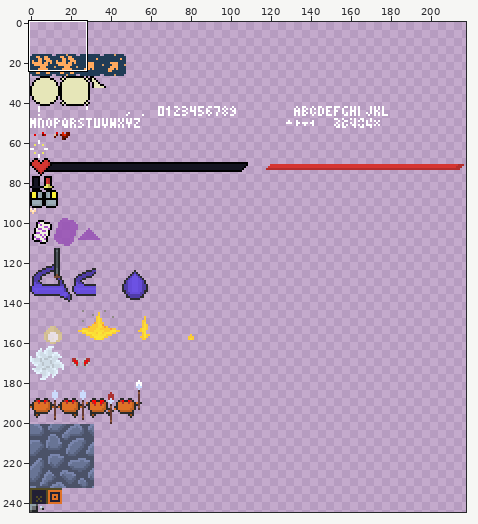
Two states of a sprite sheet, src/assets/spritesheet-gen.png. The first picture is a wide view before the edit; the outline marks the close-up.
Close-up. Earlier state:
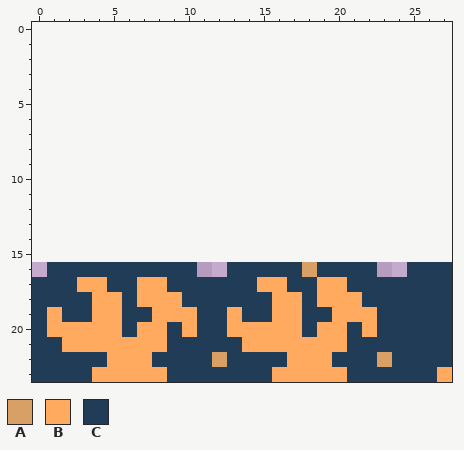
The file is 218x229 pixels. Colours within 5 levels of each other are drawn and written as one. Shown: x 0..27, y 0..23. The old version is drawn lined up with the new one, on the new canvas.
Palette (. is transparent): A #d9a066  B #ffaa5e  C #203c56
Pixels before, first column x 0:
16 .CCCCCCCCCC..CCCCCACCCC..CCC
17 CCCBBCCBBCCCCCCBBCCBBCCCCCCC
18 CCCCBBCBBBCCCCCCBBCBBBCCCCCC
19 CBCCBBCCBBBCCBCCBBCCBBBCCCCC
20 CBBBBBCBBCBCCBBBBBCBBCBCCCCC
21 CCBBBBBBBCCCCCBBBBBBBCCCCCCC
22 CCCCCBBBCCCCACCCCBBBCCCACCCC
23 CCCCBBBBBCCCCCCCBBBBBCCCCCCB
New version:
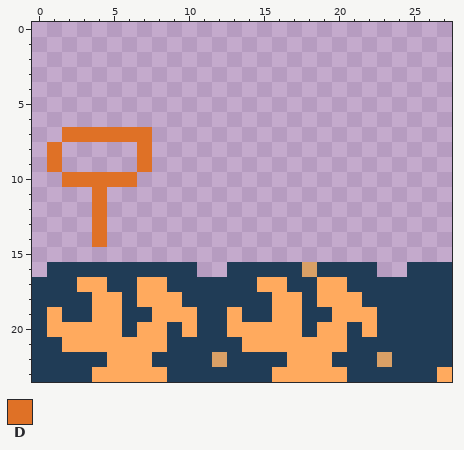
Colours new in this view: D #df7126
Changes in this commit:
canvas 218x229 -> 218x245, the old top-left corner now at 0,16
Colour D now appears in row 7 at x 2 to 7; in rows 8 to 9 at x 1 and 7; in row 10 at x 2 to 6; in rows 11 to 14 at x 4.
Pixel boxes of the changes (left, top, right, bottom) in both close-ups:
added: (47, 127, 152, 247)
